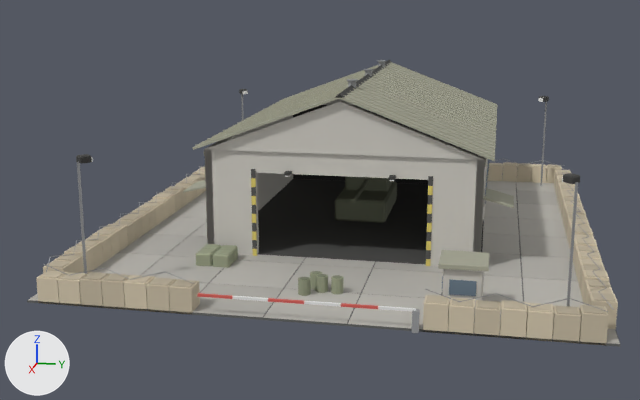
The glTF model art/models/b_howshop.glb, before and after one commit.
One viewpoint serves both versions: a 50 mm camera at (52.4, 8.0, 14.8) aimed at (1.2, -2.3, 2.0). The axes (+X, +Y, +Z) are drawn at lower left. The lights are the same throughout. The older version comes first.

Objects in the first picture: 'hull'.
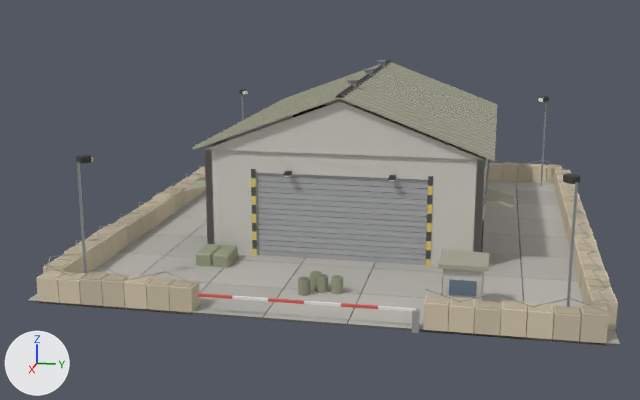
What the commit changed:
Mesh me_door is new.
It has 128 vertices, 192 faces and spans x 6.82..6.9, y -4.62..4.62, z 0.11..4.89.
It uses material mat_metal.
Object 'door' (ob_door) is new; it shows me_door.
Its location is (0.0, 0.0, 0.0).

Where the change shows, as pixel boxes [x1, y1, x2, y2] in the pictures (640 x 400 px):
'door', added: after [257, 173, 428, 265]
